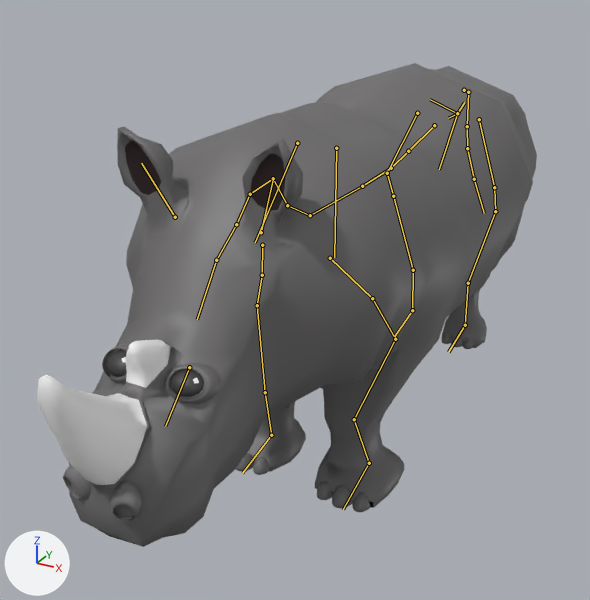
The glTF model models/rhino.glb as it was, and as the next commit left it.
Camera for both pictures: a 50 mm lens placed at (1.57, -3.39, 2.38), pointed at (-0.2, -0.17, 0.77). Arrows for +X, +Y and +Z are at lower left; the lights stay in place. Both versions are drawn at frame 30 of the action 'Idle'; the numbers are the values there. The bones that bend it are drawn over the model as lines.

In view in the first picture: 'Animal'.
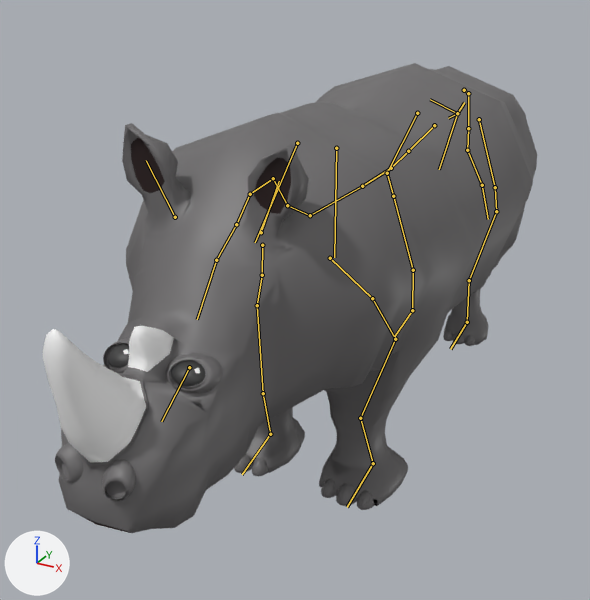
Edits to the bpy script that builds the scene:
```text
Change bone_tail_001:
    where bone_tail_001 = bpy.data.objects['metarig'].pose.bones['tail.001']  # child of 'spine.001'
    bone_tail_001.rotation_quaternion: (0.999, 0.034, 0.01, 0.008) -> (1.0, 0.0, 0.0, 0.0)  # degrees (4, 1, 1) -> degrees (0, 0, 0)
Change bone_tail_002:
    where bone_tail_002 = bpy.data.objects['metarig'].pose.bones['tail.002']  # child of 'tail.001'
    bone_tail_002.rotation_quaternion: (1.0, 0.0, 0.0, 0.0) -> (1.0, 0.024, -0.004, -0.011)  # degrees (0, 0, 0) -> degrees (3, 0, -1)
Change bone_tail_003:
    where bone_tail_003 = bpy.data.objects['metarig'].pose.bones['tail.003']  # child of 'tail.002'
    bone_tail_003.rotation_quaternion: (0.998, -0.004, 0.008, -0.056) -> (1.0, 0.0, 0.0, 0.0)  # degrees (0, 1, -6) -> degrees (0, 0, 0)
Change bone_tail_004:
    where bone_tail_004 = bpy.data.objects['metarig'].pose.bones['tail.004']  # child of 'tail.003'
    bone_tail_004.rotation_quaternion: (1.0, -0.001, -0.004, -0.012) -> (0.973, -0.129, -0.047, -0.188)  # degrees (0, 0, -1) -> degrees (-14, -8, -21)
Change bone_tail_005:
    where bone_tail_005 = bpy.data.objects['metarig'].pose.bones['tail.005']  # child of 'tail.004'
    bone_tail_005.rotation_quaternion: (0.996, -0.005, -0.007, -0.086) -> (0.981, 0.152, 0.022, 0.12)  # degrees (-1, -1, -10) -> degrees (18, 0, 14)
Change bone_skull:
    where bone_skull = bpy.data.objects['metarig'].pose.bones['skull']  # child of 'head'
    bone_skull.rotation_quaternion: (1.0, 0.0, 0.0, 0.0) -> (0.995, -0.093, 0.01, -0.015)  # degrees (0, 0, 0) -> degrees (-11, 1, -2)
Change bone_eye_l:
    where bone_eye_l = bpy.data.objects['metarig'].pose.bones['eye.L']  # child of 'head'
    bone_eye_l.rotation_quaternion: (0.999, 0.041, 0.017, 0.005) -> (1.0, -0.008, -0.002, -0.001)  # degrees (5, 2, 1) -> degrees (-1, 0, 0)
Change bone_eye_r:
    where bone_eye_r = bpy.data.objects['metarig'].pose.bones['eye.R']  # child of 'head'
    bone_eye_r.rotation_quaternion: (0.999, -0.046, 0.018, 0.008) -> (1.0, -0.002, 0.002, -0.002)  # degrees (-5, 2, 1) -> degrees (0, 0, 0)
Change bone_forefoot_l:
    where bone_forefoot_l = bpy.data.objects['metarig'].pose.bones['forefoot.L']  # child of 'forearm.L'
    bone_forefoot_l.rotation_quaternion: (0.997, 0.077, 0.023, -0.002) -> (1.0, 0.0, 0.0, 0.0)  # degrees (9, 3, 0) -> degrees (0, 0, 0)
Change bone_f_toe_l:
    where bone_f_toe_l = bpy.data.objects['metarig'].pose.bones['f_toe.L']  # child of 'forefoot.L'
    bone_f_toe_l.rotation_quaternion: (0.994, -0.108, 0.007, -0.01) -> (1.0, 0.0, 0.0, 0.0)  # degrees (-12, 1, -1) -> degrees (0, 0, 0)
Change bone_forefoot_r:
    where bone_forefoot_r = bpy.data.objects['metarig'].pose.bones['forefoot.R']  # child of 'forearm.R'
    bone_forefoot_r.rotation_quaternion: (1.0, 0.0, 0.0, 0.0) -> (0.999, 0.042, -0.009, 0.009)  # degrees (0, 0, 0) -> degrees (5, -1, 1)
Change bone_f_toe_r:
    where bone_f_toe_r = bpy.data.objects['metarig'].pose.bones['f_toe.R']  # child of 'forefoot.R'
    bone_f_toe_r.rotation_quaternion: (1.0, 0.0, 0.0, 0.0) -> (0.997, -0.072, 0.002, -0.022)  # degrees (0, 0, 0) -> degrees (-8, 0, -3)
Change bone_hind_foot_l:
    where bone_hind_foot_l = bpy.data.objects['metarig'].pose.bones['hind_foot.L']  # child of 'lower_leg.L'
    bone_hind_foot_l.rotation_quaternion: (0.999, 0.034, 0.013, 0.012) -> (1.0, 0.0, 0.0, 0.0)  # degrees (4, 1, 1) -> degrees (0, 0, 0)
Change bone_r_toe_l:
    where bone_r_toe_l = bpy.data.objects['metarig'].pose.bones['r_toe.L']  # child of 'hind_foot.L'
    bone_r_toe_l.rotation_quaternion: (0.999, -0.039, -0.003, -0.014) -> (1.0, 0.0, 0.0, 0.0)  # degrees (-4, 0, -2) -> degrees (0, 0, 0)
```

Pixel boxes (x1, y1, x2, y2) of what changed, in the pictures (590 x 600 px):
'Animal', posed
    before: (37, 63, 537, 547)
    after: (43, 63, 537, 533)
bone 'tail.001', root to tip
    before: (464, 90) to (468, 92)
    after: (464, 90) to (468, 93)
bone 'tail.002', root to tip
    before: (468, 92) to (467, 126)
    after: (468, 93) to (468, 128)
bone 'tail.003', root to tip
    before: (467, 126) to (467, 148)
    after: (468, 128) to (467, 150)
bone 'tail.004', root to tip
    before: (467, 148) to (474, 179)
    after: (467, 150) to (482, 185)
bone 'tail.005', root to tip
    before: (474, 179) to (484, 213)
    after: (482, 185) to (488, 219)
bone 'skull', root to tip
    before: (189, 367) to (165, 426)
    after: (189, 367) to (161, 421)
bone 'eye.L', root to tip
    before: (261, 232) to (273, 177)
    after: (261, 232) to (279, 181)
bone 'eye.R', root to tip
    before: (175, 217) to (141, 163)
    after: (175, 217) to (146, 160)
bone 'forefoot.L', root to tip
    before: (395, 339) to (354, 419)
    after: (395, 339) to (360, 418)
bone 'f_toe.L', root to tip
    before: (354, 419) to (369, 463)
    after: (360, 418) to (373, 463)
bone 'forefoot.R', root to tip
    before: (257, 305) to (265, 392)
    after: (257, 305) to (263, 393)
bone 'f_toe.R', root to tip
    before: (265, 392) to (271, 435)
    after: (263, 393) to (270, 434)
bone 'hind_foot.L', root to tip
    before: (495, 211) to (468, 283)
    after: (496, 211) to (469, 280)
bone 'r_toe.L', root to tip
    before: (468, 283) to (465, 325)
    after: (469, 280) to (467, 322)
